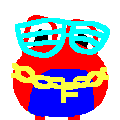
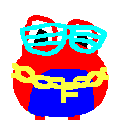
Before/after of a 120x120 layered artwork. What changed in the layer stack:
painted on "Layer 1" over [left=15, top=18, right=110, bottom=58]
